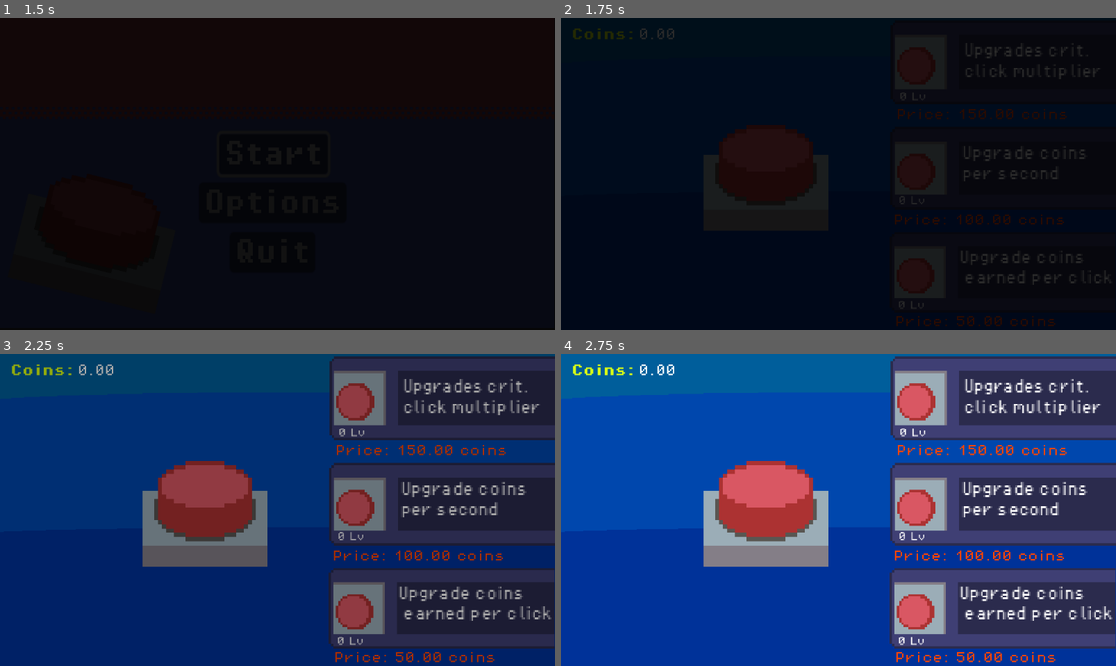
Above: before the commit, frames 1-4 (two rows, left to right).
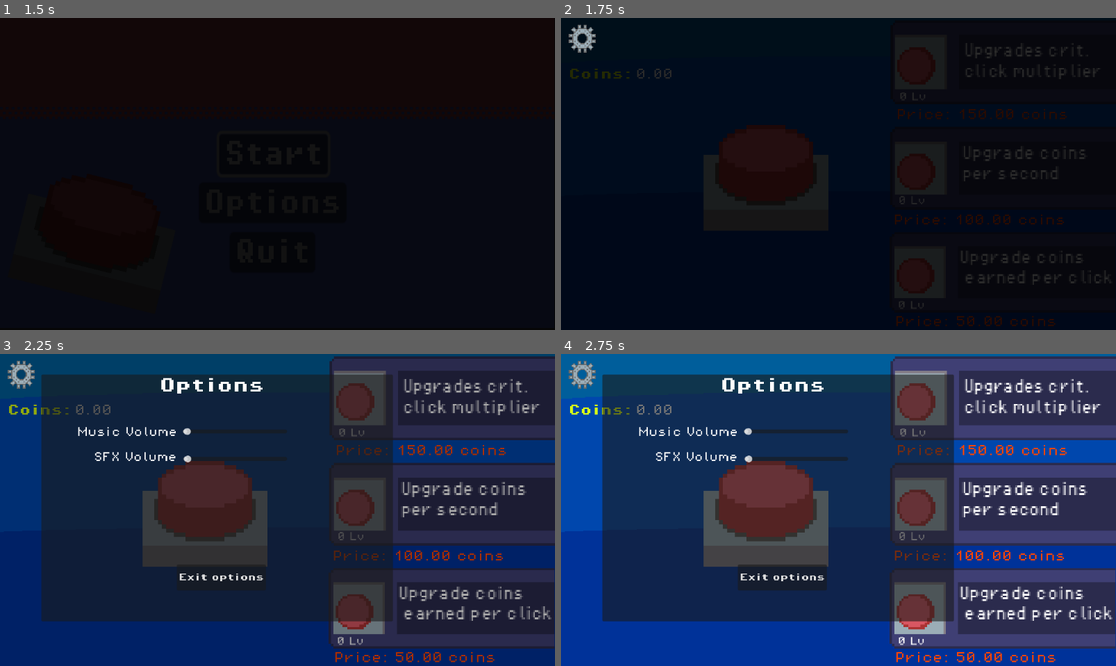
Above: after the commit, the same moments.

Repository: George101-dev/Click
Game: Godot game, scene res://main_menu.tscn
Two runs of this game, one before a commit and one after it. Both use one fixed random seed, a clock stepped at 60 frames per second and the inputs below.
Inputs (mouse positions are in pixels of both pictures, inside the frame that each line leads up to):
- Up to frame 1 (1.5 s): click "Start" at 0.5 s; click "Start" at 1.25 s
- Up to frame 2 (1.75 s): no input
- Up to frame 3 (2.25 s): click (22, 372) at 2.02 s
- Up to frame 4 (2.75 s): no input

Frame 1 is identical in both runs. In frame 2, 0.6% of the frame differs, in the area x 1-21%, y 2-20%; in frame 3, 50%; in frame 4, 51%, in the area x 1-71%, y 2-86%.

Commit message:
menu_update

Diff:
--- a/main.tscn
+++ b/main.tscn
@@ -7,6 +7,7 @@
 [ext_resource type="FontFile" uid="uid://vh3a4o7wid0j" path="res://PixelOperator8-Bold.ttf" id="2_h2yge"]
 [ext_resource type="Texture2D" uid="uid://b64ck2uqypqym" path="res://Placeholder_Background_Sprite.png" id="2_lquwl"]
 [ext_resource type="PackedScene" uid="uid://cjtvnwbmnmcwn" path="res://fade_transition.tscn" id="7_5vw27"]
+[ext_resource type="PackedScene" uid="uid://xfw6j7n8gvwb" path="res://settingsMainGame.tscn" id="8_5vw27"]
 
 [node name="Main" type="Node2D"]
 script = ExtResource("1_272bh")
@@ -26,19 +27,19 @@
 zoom = Vector2(1.5, 1.5)
 
 [node name="Label" type="Label" parent="."]
-offset_left = 218.0
-offset_top = 65.0
-offset_right = 310.0
-offset_bottom = 97.0
+offset_left = 214.0
+offset_top = 120.0
+offset_right = 306.0
+offset_bottom = 152.0
 theme_override_colors/font_color = Color(0.85098, 1, 0.0862745, 1)
 theme_override_fonts/font = ExtResource("2_h2yge")
 text = "Coins:"
 
 [node name="Label2" type="Label" parent="."]
-offset_left = 310.0
-offset_top = 65.0
-offset_right = 362.0
-offset_bottom = 88.0
+offset_left = 306.0
+offset_top = 120.0
+offset_right = 358.0
+offset_bottom = 143.0
 theme_override_fonts/font = ExtResource("2_0xm2m")
 text = "0.00"
 
@@ -95,3 +96,10 @@
 
 [node name="Fade_transition" parent="." instance=ExtResource("7_5vw27")]
 visible = false
+
+[node name="TextureButton" parent="." instance=ExtResource("8_5vw27")]
+offset_left = 214.0
+offset_top = 56.0
+offset_right = 239.0
+offset_bottom = 83.0
+scale = Vector2(1.53925, 1.60289)
--- a/optionsMenu.tscn
+++ b/optionsMenu.tscn
@@ -1,9 +1,10 @@
-[gd_scene load_steps=5 format=3 uid="uid://cen7t36mmf470"]
+[gd_scene load_steps=6 format=3 uid="uid://cen7t36mmf470"]
 
 [ext_resource type="Script" uid="uid://dnln87nvxksq6" path="res://options_menu.gd" id="1_2n46e"]
 [ext_resource type="FontFile" uid="uid://vh3a4o7wid0j" path="res://PixelOperator8-Bold.ttf" id="1_elxip"]
 [ext_resource type="FontFile" uid="uid://cvknreo7pfwob" path="res://PixelOperator8.ttf" id="2_2n46e"]
 [ext_resource type="PackedScene" uid="uid://cwyoxvfgx1v3b" path="res://volume_slider.tscn" id="4_3wkf7"]
+[ext_resource type="PackedScene" uid="uid://b1i7g80yjt0hh" path="res://sfx_volume.tscn" id="5_17jbq"]
 
 [node name="OptionsMenu" type="Panel"]
 offset_left = 1.0
@@ -32,6 +33,15 @@
 theme_override_font_sizes/font_size = 20
 text = "Music Volume"
 
+[node name="Label3" type="Label" parent="."]
+offset_left = 106.0
+offset_top = 161.0
+offset_right = 309.0
+offset_bottom = 184.0
+theme_override_fonts/font = ExtResource("2_2n46e")
+theme_override_font_sizes/font_size = 20
+text = "SFX Volume"
+
 [node name="Button" type="Button" parent="."]
 layout_mode = 0
 offset_left = 274.0
@@ -51,4 +61,12 @@
 ticks_on_borders = true
 bus_name = "Music"
 
+[node name="Volume_Slider2" parent="." instance=ExtResource("5_17jbq")]
+layout_mode = 0
+offset_left = 287.0
+offset_top = 167.0
+offset_right = 497.0
+offset_bottom = 183.0
+value = 50.0
+
 [connection signal="pressed" from="Button" to="." method="_on_button_pressed"]
--- /dev/null
+++ b/settingsMainGame.tscn
@@ -0,0 +1,27 @@
+[gd_scene load_steps=4 format=3 uid="uid://xfw6j7n8gvwb"]
+
+[ext_resource type="Script" uid="uid://5je34l2hjnq4" path="res://settings_main_game.gd" id="1_8lrh3"]
+[ext_resource type="Texture2D" uid="uid://0ul4rgogd0ev" path="res://Settings_Icon_Sprite.png" id="1_p15vh"]
+[ext_resource type="PackedScene" uid="uid://cen7t36mmf470" path="res://optionsMenu.tscn" id="3_jt2fh"]
+
+[node name="TextureButton" type="TextureButton"]
+offset_top = 1.0
+offset_right = 25.0
+offset_bottom = 28.0
+scale = Vector2(0.628496, 0.710143)
+script = ExtResource("1_8lrh3")
+
+[node name="Sprite2D" type="Sprite2D" parent="."]
+position = Vector2(12, 14)
+texture = ExtResource("1_p15vh")
+
+[node name="OptionsMenu" parent="." instance=ExtResource("3_jt2fh")]
+visible = false
+layout_mode = 0
+offset_left = 30.0
+offset_top = 14.0
+offset_right = 741.0
+offset_bottom = 526.0
+scale = Vector2(0.4446, 0.416416)
+
+[connection signal="pressed" from="." to="." method="_on_pressed"]
--- /dev/null
+++ b/settings_main_game.gd
@@ -0,0 +1,8 @@
+extends TextureButton
+
+var buttonType = null
+
+
+
+func _on_pressed() -> void:
+	$OptionsMenu.show()
--- /dev/null
+++ b/sfx_volume.tscn
@@ -0,0 +1,8 @@
+[gd_scene load_steps=2 format=3 uid="uid://b1i7g80yjt0hh"]
+
+[ext_resource type="Script" uid="uid://da817ogy30lq1" path="res://volume_slider.gd" id="1_tjeaw"]
+
+[node name="Volume_Slider" type="HSlider"]
+offset_right = 158.0
+offset_bottom = 16.0
+script = ExtResource("1_tjeaw")
Binary file added: Settings_Icon_Sprite.png
Not shown, added: Settings_Icon_Sprite.png.import
Not shown: 1 places in main.tscn that only renumber resources
Not shown, added: settings_main_game.gd.uid
